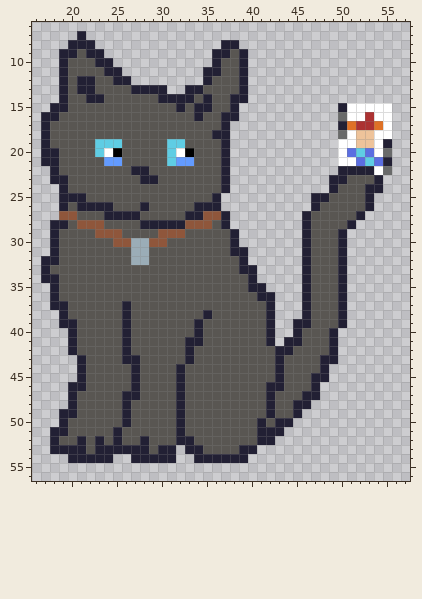
Two states of a pixel-art sprite, sprites/player-placeholder.png. Above: the version before the commit.
The file is 64x64 pixels. Shown: x 16..57, y 6..56.
And afterwards:
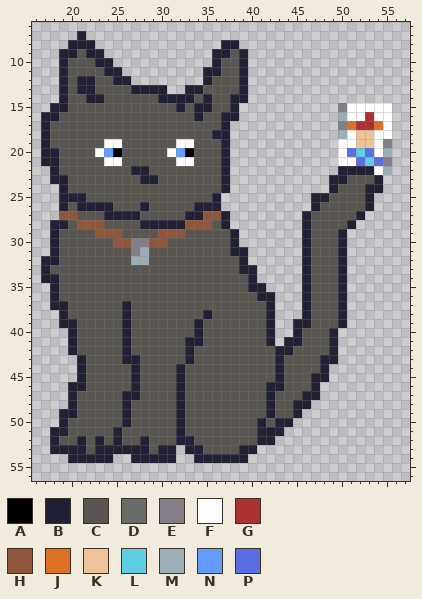
Palette (. is transparent): A #000000  B #222034  C #595652  D #696a6a  E #847e87  F #ffffff  G #ac3232  H #8f563b  J #df7126  K #eec39a  L #5fcde4  M #9badb7  N #639bff  P #5b6ee1
What changed:
y 15: x 50 B -> E
y 16: x 50 D -> M
y 17: x 50 B -> E
y 18: x 50 D -> M
y 19: x 23..25 LLL -> CFF; x 31..33 LLC -> CFF; x 55 B -> E
y 20: x 23..24 LF -> FN; x 31..32 LF -> FN; x 55 D -> M
y 21: x 24..25 NN -> FF; x 31..33 LNN -> CFF; x 55 B -> E
y 22: x 55 D -> M
y 30: x 27..28 MM -> EE
y 31: x 27 M -> E
Boxes around the changes in both pictures, in picture pixels (x1, y1, x2, y2):
changed: (338, 103, 347, 139)
changed: (95, 139, 122, 166)
changed: (167, 139, 194, 166)
changed: (383, 139, 392, 175)
changed: (131, 238, 149, 256)
